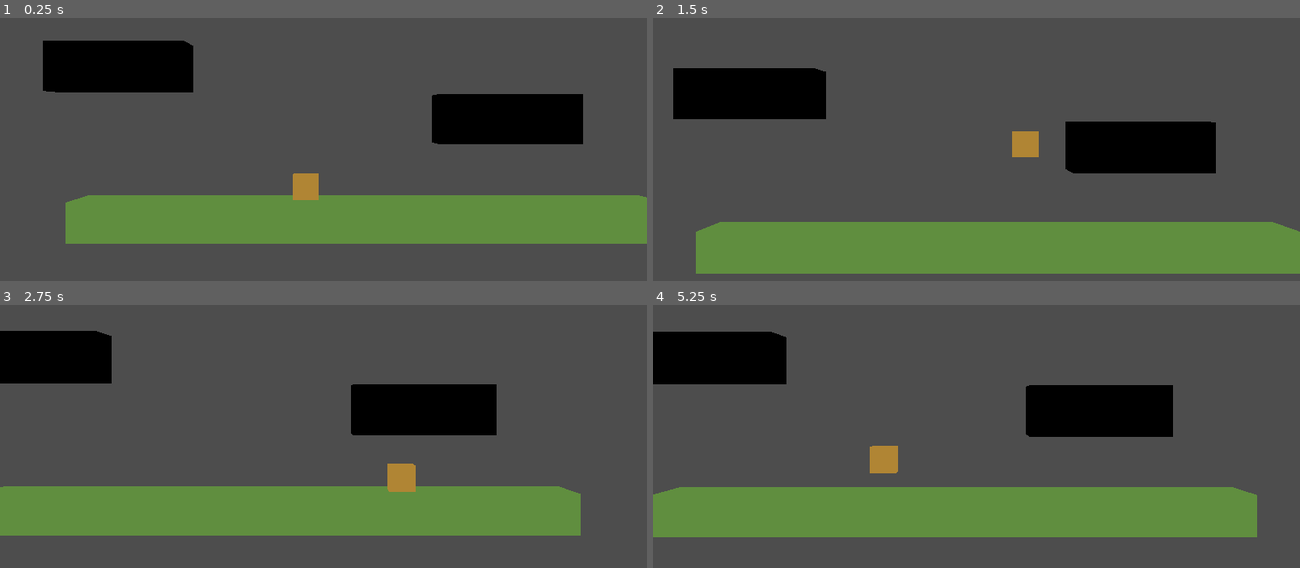
Above: before the commit, frames 1-4 (two rows, left to right).
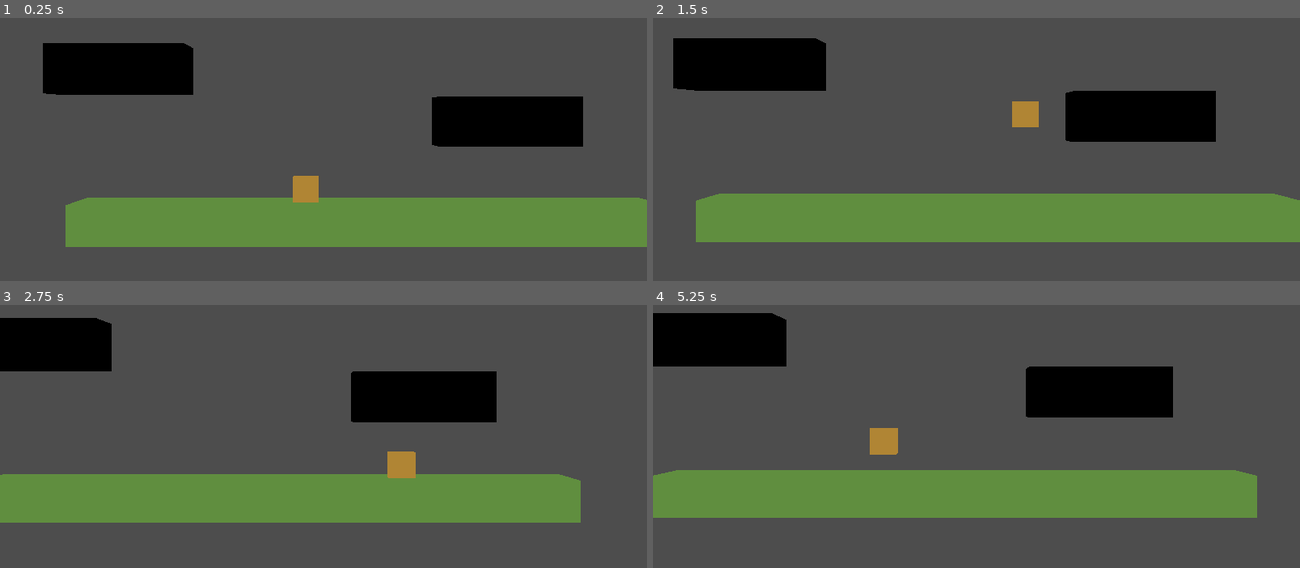
Above: after the commit, the same moments.

Repository: VLauren/BubbleJam
Game: Godot game, scene res://Scenes/main.tscn
The game is run twice, just before and just after one commit, with the same random seed, the same clock (stepped at 60 frames per second) and the same inputs.
Inputs (mouse positions are in pixels of both pictures, inside the frame that each line leads up to):
- Up to frame 1 (0.25 s): no input
- Up to frame 2 (1.5 s): tap Enter (ui_accept) at 0.5, 0.77 s; move the mouse to (1118, 99) at 0.52 s; hold Right (ui_right) 0.53-1.28 s; tap F at 0.6, 1.35 s; click (1118, 99) at 0.67 s; move the mouse to (847, 136) at 1.27 s; hold Down (ui_down) from 1.28 s (still down)
- Up to frame 3 (2.75 s): tap Enter (ui_accept) at 1.52 s; move the mouse to (388, 323) at 2.02 s; release Down (ui_down) at 2.03 s; hold Right (ui_right) from 2.03 s (still down); tap F at 2.1 s
- Up to frame 4 (5.25 s): move the mouse to (944, 478) at 2.77 s; release Right (ui_right) at 2.78 s; hold Up (ui_up) 2.78-3.53 s; tap F every 0.75 s from 2.85 to 5.1 s; click (944, 478) at 2.92 s; tap Enter (ui_accept) at 3.02, 3.77, 4.52 s; move the mouse to (1170, 460) at 3.52 s; hold Left (ui_left) 3.53-5.03 s; move the mouse to (782, 349) at 4.27 s; move the mouse to (1008, 404) at 5.02 s; hold Down (ui_down) from 5.03 s (still down); click (1008, 404) at 5.17 s

The runs differ from the first frame. In frame 1, 2.8% of the frame differs, in the area x 6-100%, y 8-88%; in frame 2, 33%, in the area x 3-100%, y 7-98%; in frame 3, 13%; in frame 4, 20%.

Commit message:
camara basica

Diff:
--- a/Scripts/camera.gd
+++ b/Scripts/camera.gd
@@ -13,5 +13,9 @@
 
 func _process(delta: float) -> void:
 	# print(str(player.position) + " " + str(position))
-	# if(player.is_on_floor())
-	position = lerp(position, player.position + offset, smooth_factor * delta)
+	var target = player.position
+
+	if(not player.is_on_floor()):
+		target.y = position.y - offset.y
+
+	position = lerp(position, target + offset, smooth_factor * delta)
